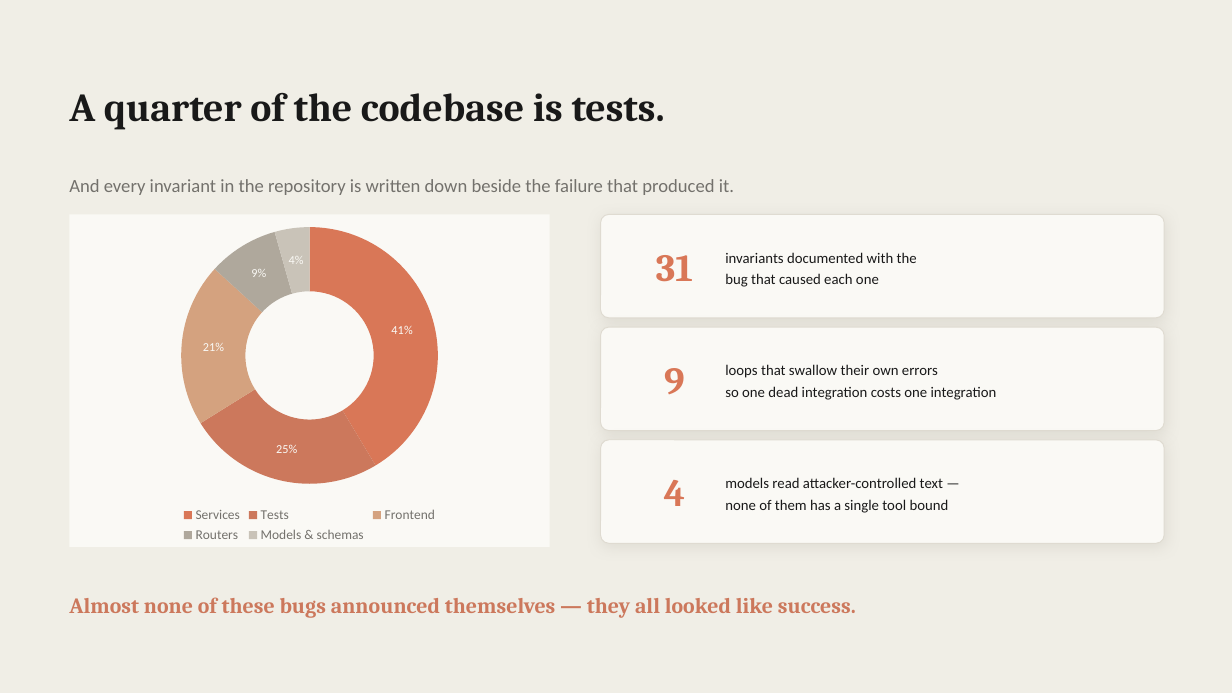
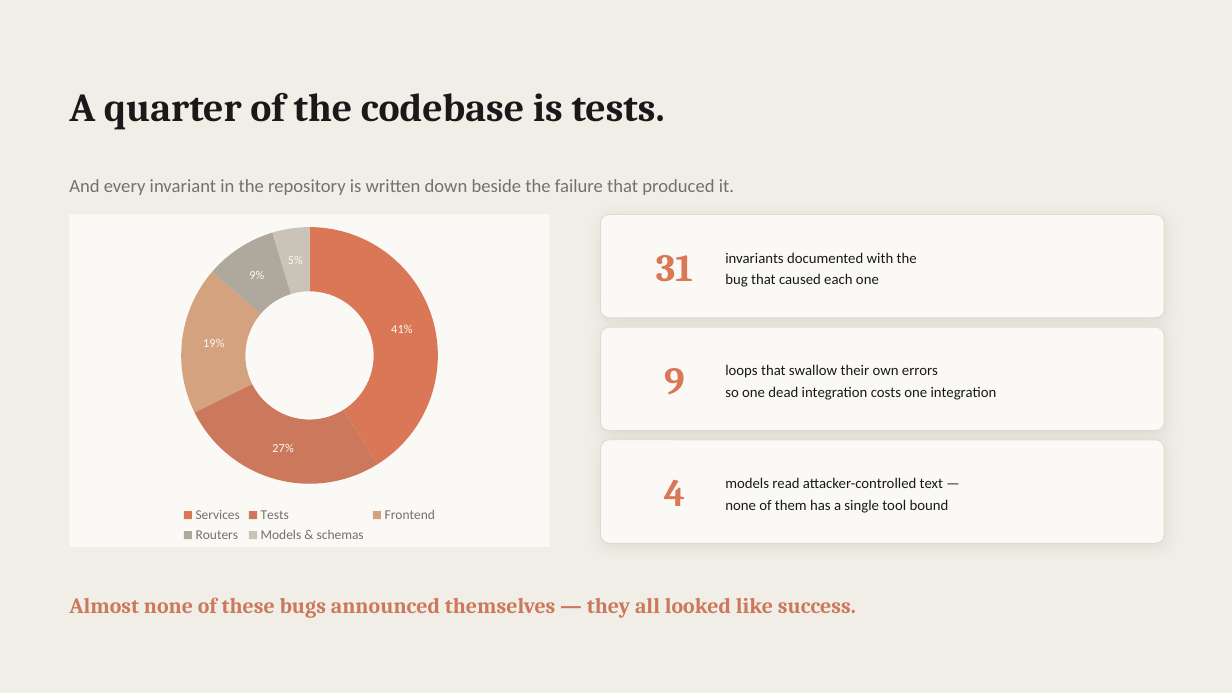
Before and after one commit to nakultt/locus, a slide deck: slide 10 of docs/pitch/hackathon/Locus-hackathon.pptx. Drawn at 1232x693 pixels with LibreOffice and Linux fonts; fonts in the diff are those of the drawing. Boxes give left, top, right and bottom in pixels: in the first picture for what was removed or moved away, otherwise in the second. Text is boxed around its words. In the diff, an @@ line names an element or a change of style, - is before the commit and + after.

```diff
--- a/docs/pitch/hackathon/Locus-hackathon.pptx
+++ b/docs/pitch/hackathon/Locus-hackathon.pptx
@@ doughnut chart at (x1=69, y1=214, x2=550, y2=547) @@
@@ Series 1, Tests: 25 to 27 @@
@@ Series 1, Frontend: 21 to 19 @@
@@ Series 1, Models & schemas: 4 to 5 @@
```
Also in this commit, not shown: 3 other slides changed, 2 slides added, 13 other files.
